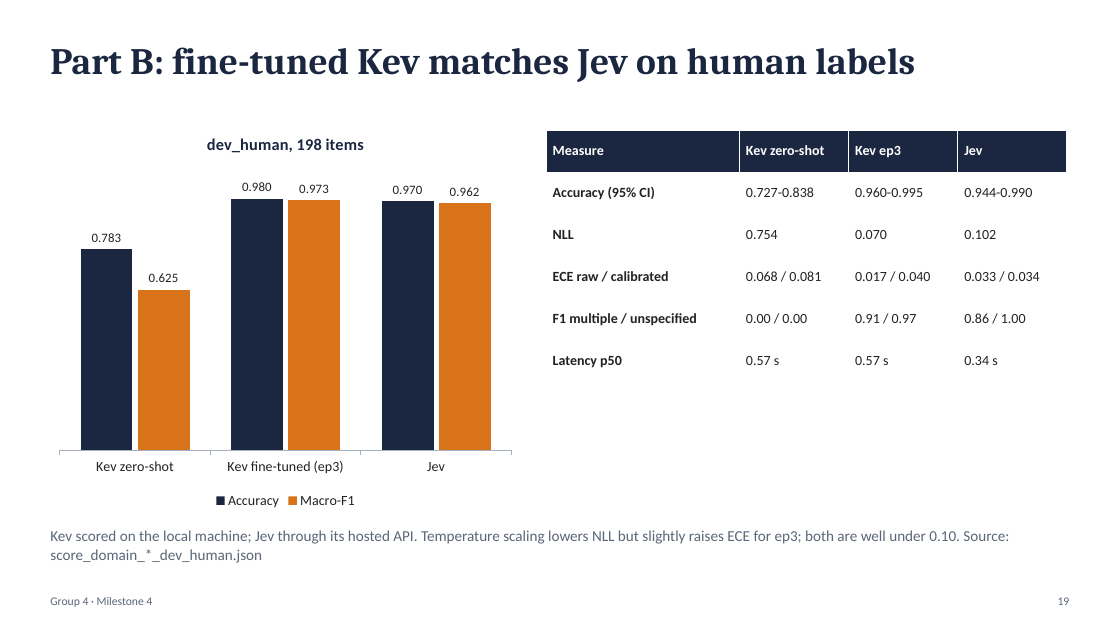
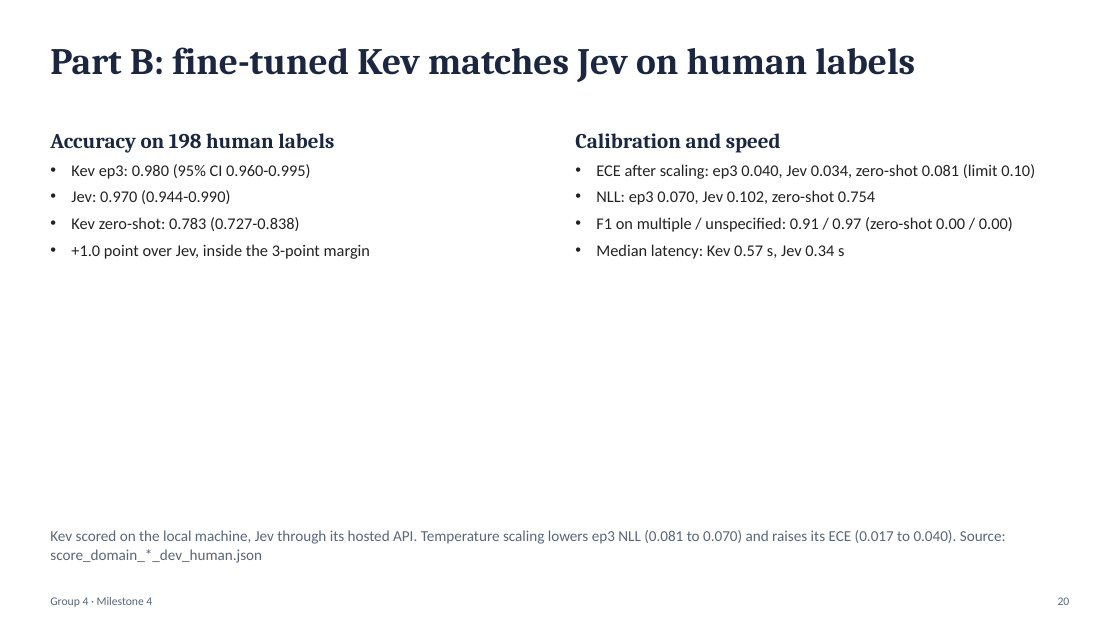
Before and after one commit to sathyaIITM/Group-4-DS-and-AI-Lab-Project, a slide deck: slide 20 of docs/milestones/Milestone4_TA_Presentation.pptx (slide 19 before the commit). Drawn at 1120x630 pixels with LibreOffice and Linux fonts; fonts in the diff are those of the drawing. Boxes give left, top, right and bottom in pixels: in the first picture for what was removed or moved away, otherwise in the second. Text is boxed around its words. In the diff, an @@ line names an element or a change of style, - is before the commit and + after.

Commit message:
DOCS: M4 slide 19 as two bullet columns; new slide 15 on conversation flow with two recorded conversations; report 0.9 cross-reference in A6.5

```diff
--- a/docs/milestones/Milestone4_TA_Presentation.pptx
+++ b/docs/milestones/Milestone4_TA_Presentation.pptx
@@ column chart removed at bbox=[50, 118, 521, 513] @@
-title "dev_human, 198 items"
-categories: Kev zero-shot, Kev fine-tuned (ep3), Jev
-Accuracy: 0.783, 0.98, 0.97
-Macro-F1: 0.625, 0.973, 0.962
@@ text added at bbox=[50, 133, 370, 259], 14 pt, text #222222 @@
+Accuracy on 198 human labels
+• Kev ep3: 0.980 (95% CI 0.960-0.995)
+• Jev: 0.970 (0.944-0.990)
+• Kev zero-shot: 0.783 (0.727-0.838)
+• +1.0 point over Jev, inside the 3-point margin
@@ table removed at bbox=[546, 130, 1067, 382], 6 rows, 4 columns @@
-Measure | Kev zero-shot | Kev ep3 | Jev
-Accuracy (95% CI) | 0.727-0.838 | 0.960-0.995 | 0.944-0.990
-NLL | 0.754 | 0.070 | 0.102
-ECE raw / calibrated | 0.068 / 0.081 | 0.017 / 0.040 | 0.033 / 0.034
-F1 multiple / unspecified | 0.00 / 0.00 | 0.91 / 0.97 | 0.86 / 1.00
-Latency p50 | 0.57 s | 0.57 s | 0.34 s
@@ text added at bbox=[575, 133, 1035, 259], 14 pt, text #222222 @@
+Calibration and speed
+• ECE after scaling: ep3 0.040, Jev 0.034, zero-shot 0.081 (limit 0.10)
+• NLL: ep3 0.070, Jev 0.102, zero-shot 0.754
+• F1 on multiple / unspecified: 0.91 / 0.97 (zero-shot 0.00 / 0.00)
+• Median latency: Kev 0.57 s, Jev 0.34 s
@@ text at bbox=[50, 530, 1006, 563]: text changed @@
-Kev scored on the local machine; Jev through its hosted API. Temperature scaling lowers NLL but slightly raises ECE for ep3; both are well under 0.10. Source: score_domain_*_dev_human.json
+Kev scored on the local machine, Jev through its hosted API. Temperature scaling lowers ep3 NLL (0.081 to 0.070) and raises its ECE (0.017 to 0.040). Source: score_domain_*_dev_human.json
@@ text at bbox=[1058, 597, 1070, 605]: text changed @@
-19
+20
```
Also in this commit, not shown: 8 other slides changed, 1 slide added, 2 other files.
